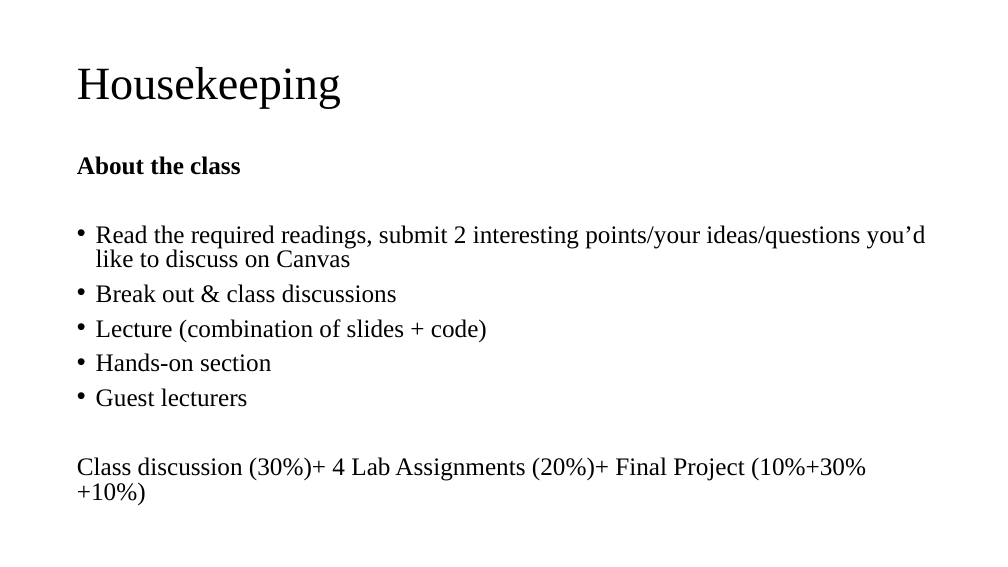
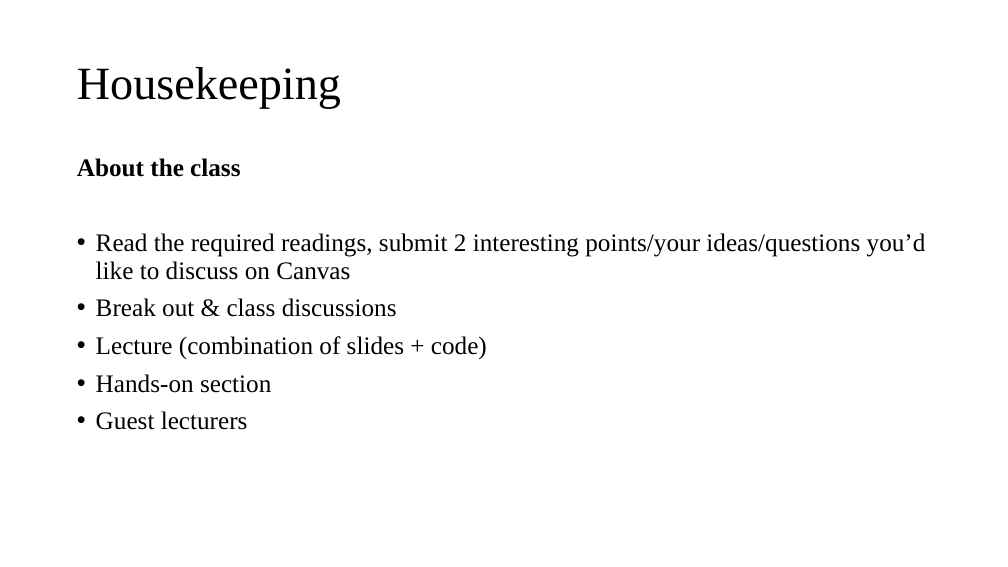
Before and after one commit to Amirosimani/Machine_Learning_Pratt, a slide deck: slide 3 of course slides/week_01.pptx. Drawn at 1008x567 pixels with LibreOffice and Linux fonts; fonts in the diff are those of the drawing. Boxes give left, top, right and bottom in pixels: in the first picture for what was removed or moved away, otherwise in the second. Text is boxed around its words. In the diff, an @@ line names an element or a change of style, - is before the commit and + after.

```diff
--- a/course slides/week_01.pptx
+++ b/course slides/week_01.pptx
@@ text "About the class" at (x1=77, y1=158, x2=926, y2=430): line spacing 0.8 to 0.9 @@
@@ text at (x1=77, y1=457, x2=866, y2=505): paragraph removed @@
-Class discussion (30%)+ 4 Lab Assignments (20%)+ Final Project (10%+30%+10%)
```
Also in this commit, not shown: 3 other slides changed, 2 other files.
